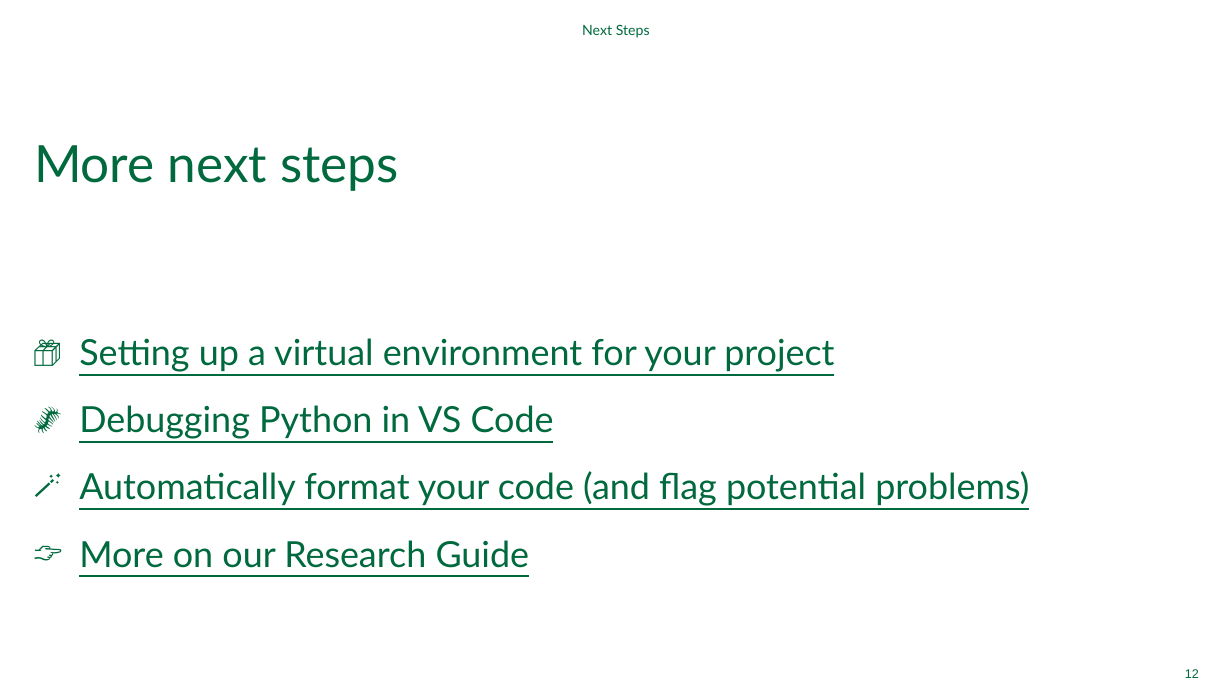
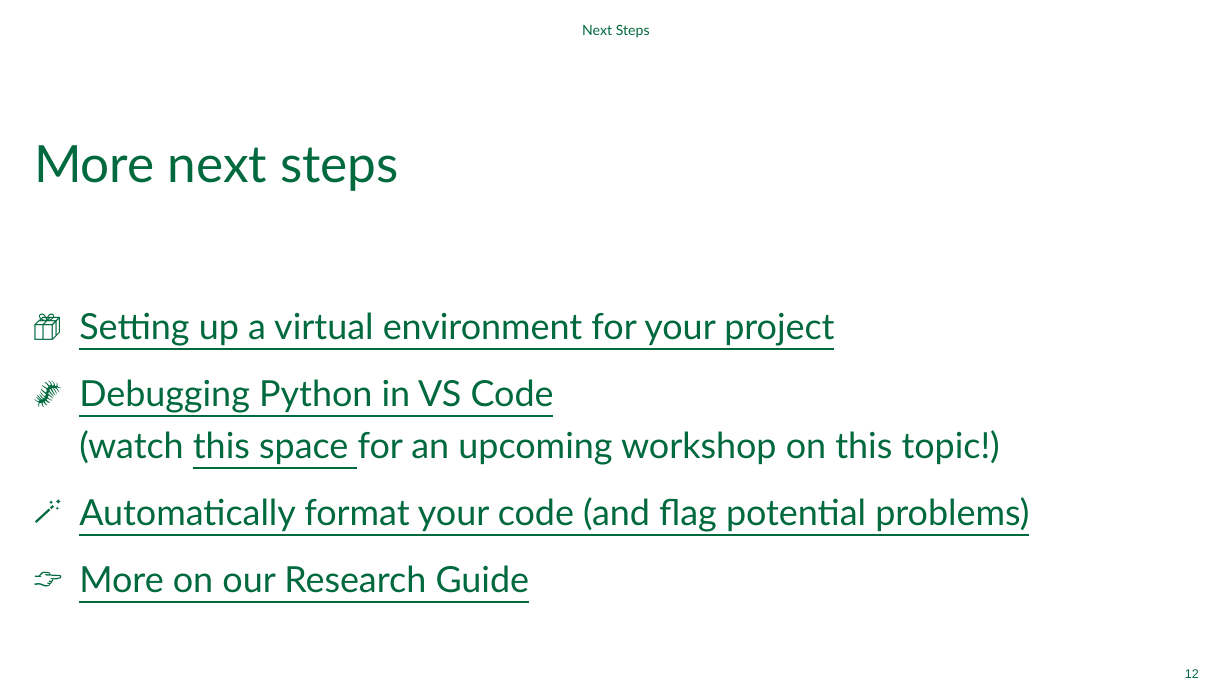
Before and after one commit to Dartmouth-Libraries/computational-text-analysis-week, a slide deck: slide 12 of 04-next-steps/next-steps.pptx. Drawn at 1232x693 pixels with LibreOffice and Linux fonts; fonts in the diff are those of the drawing; background and template pictures are left out. Boxes give left, top, right and bottom in pixels: in the first picture for what was removed or moved away, otherwise in the second. Text is boxed around its words. In the diff, an @@ line names an element or a change of style, - is before the commit and + after.

```diff
--- a/04-next-steps/next-steps.pptx
+++ b/04-next-steps/next-steps.pptx
@@ text at bbox=[79, 379, 1000, 465]: text changed @@
-🐛 Debugging Python in VS Code
+🐛 Debugging Python in VS Code
+  (watch this space for an upcoming workshop on this topic!)
```
Also in this commit, not shown: 2 other slides changed, 1 other file.
